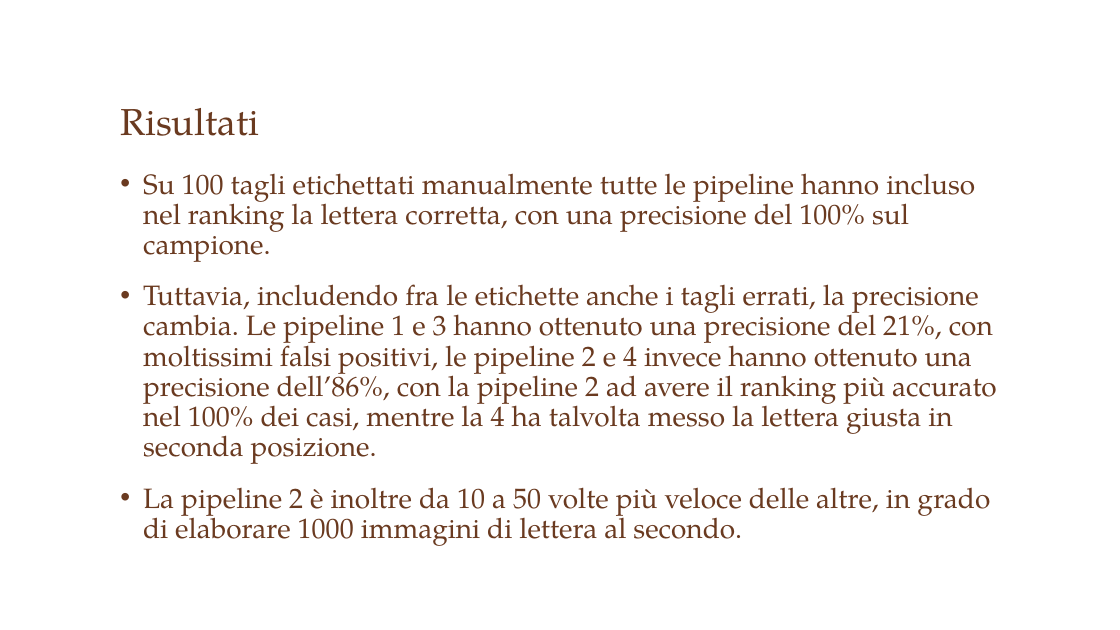
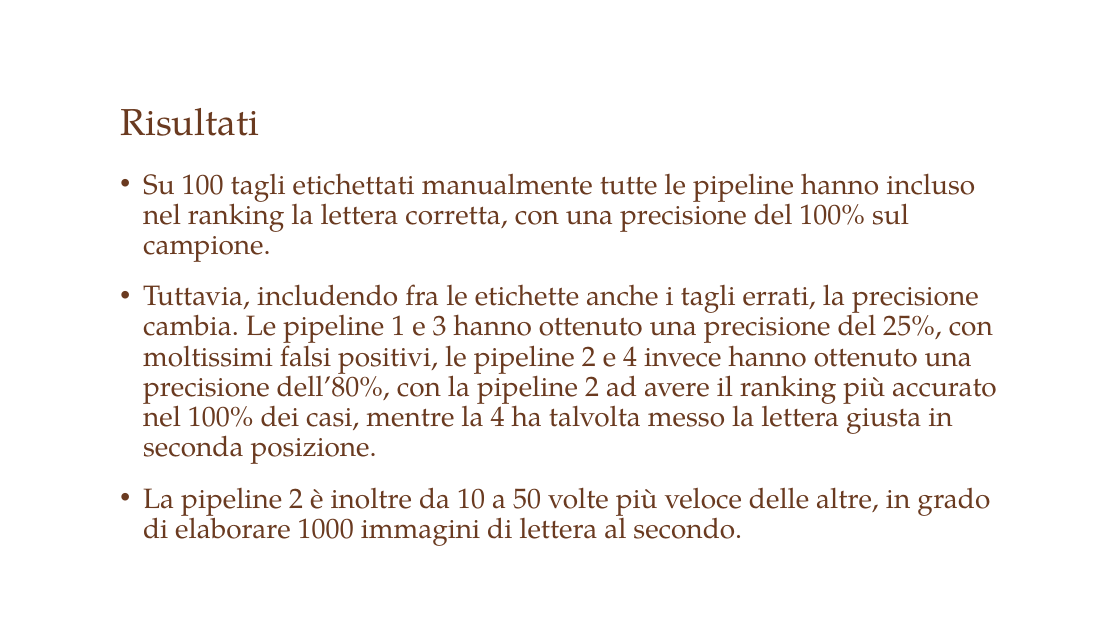
Before and after one commit to Kidel/In-Codice-Ratio-OCR-with-CNN, a slide deck: slide 22 of Relazione/Slide.pptx. Drawn at 1120x630 pixels with LibreOffice and Linux fonts; fonts in the diff are those of the drawing; background and template pictures are left out. Boxes give left, top, right and bottom in pixels: in the first picture for what was removed or moved away, otherwise in the second. Text is boxed around its words. In the diff, an @@ line names an element or a change of style, - is before the commit and + after.

```diff
--- a/Relazione/Slide.pptx
+++ b/Relazione/Slide.pptx
@@ text at (143,284,997,464): text changed @@
-• Tuttavia, includendo fra le etichette anche i tagli errati, la precisione cambia. Le pipeline 1 e 3 hanno ottenuto una precisione del 21%, con moltissimi falsi positivi, le pipeline 2 e 4 invece hanno ottenuto una precisione dell’86%, con la pipeline 2 ad avere il ranking più accurato nel 100% dei casi, mentre la 4 ha talvolta messo la lettera giusta in seconda posizione.
+• Tuttavia, includendo fra le etichette anche i tagli errati, la precisione cambia. Le pipeline 1 e 3 hanno ottenuto una precisione del 25%, con moltissimi falsi positivi, le pipeline 2 e 4 invece hanno ottenuto una precisione dell’80%, con la pipeline 2 ad avere il ranking più accurato nel 100% dei casi, mentre la 4 ha talvolta messo la lettera giusta in seconda posizione.
```
Also in this commit, not shown: 5 other files.
